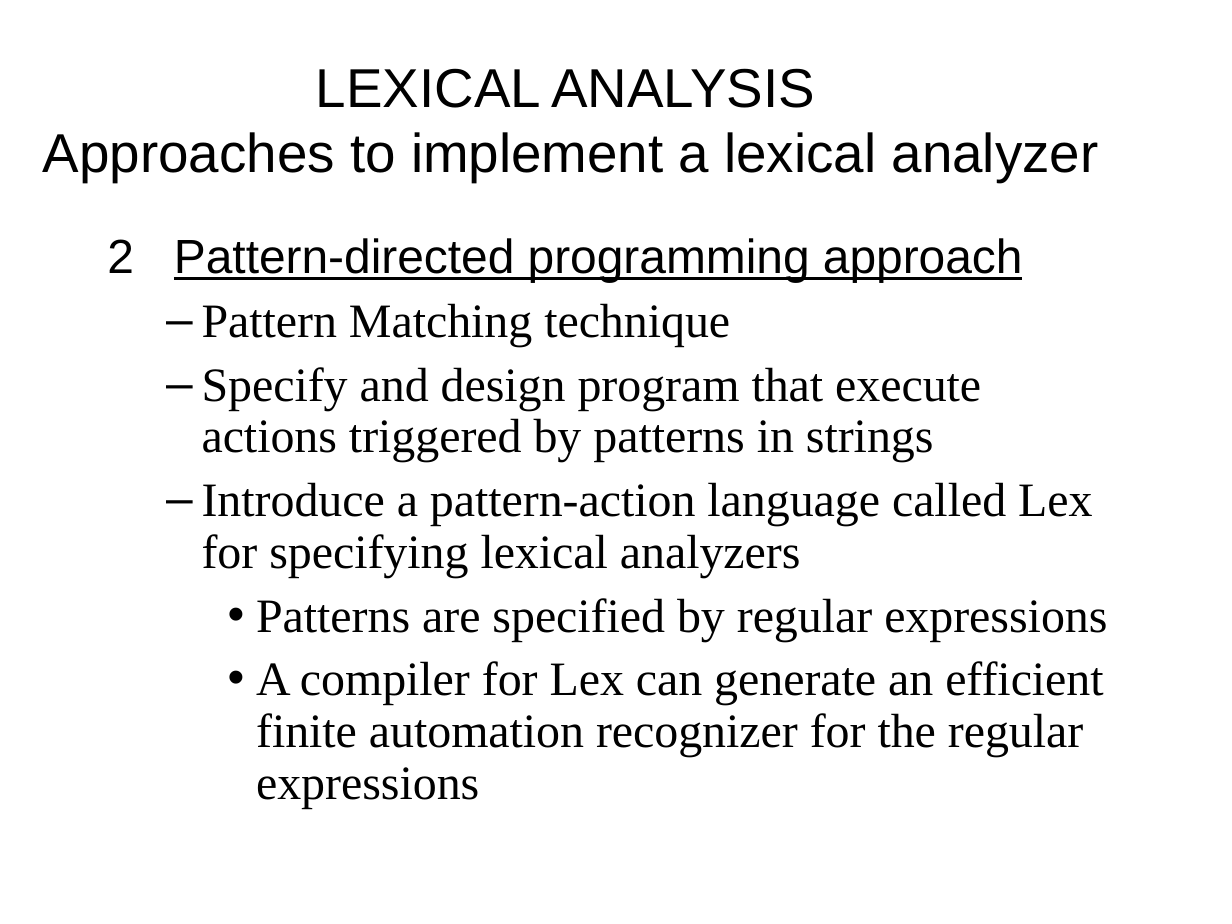
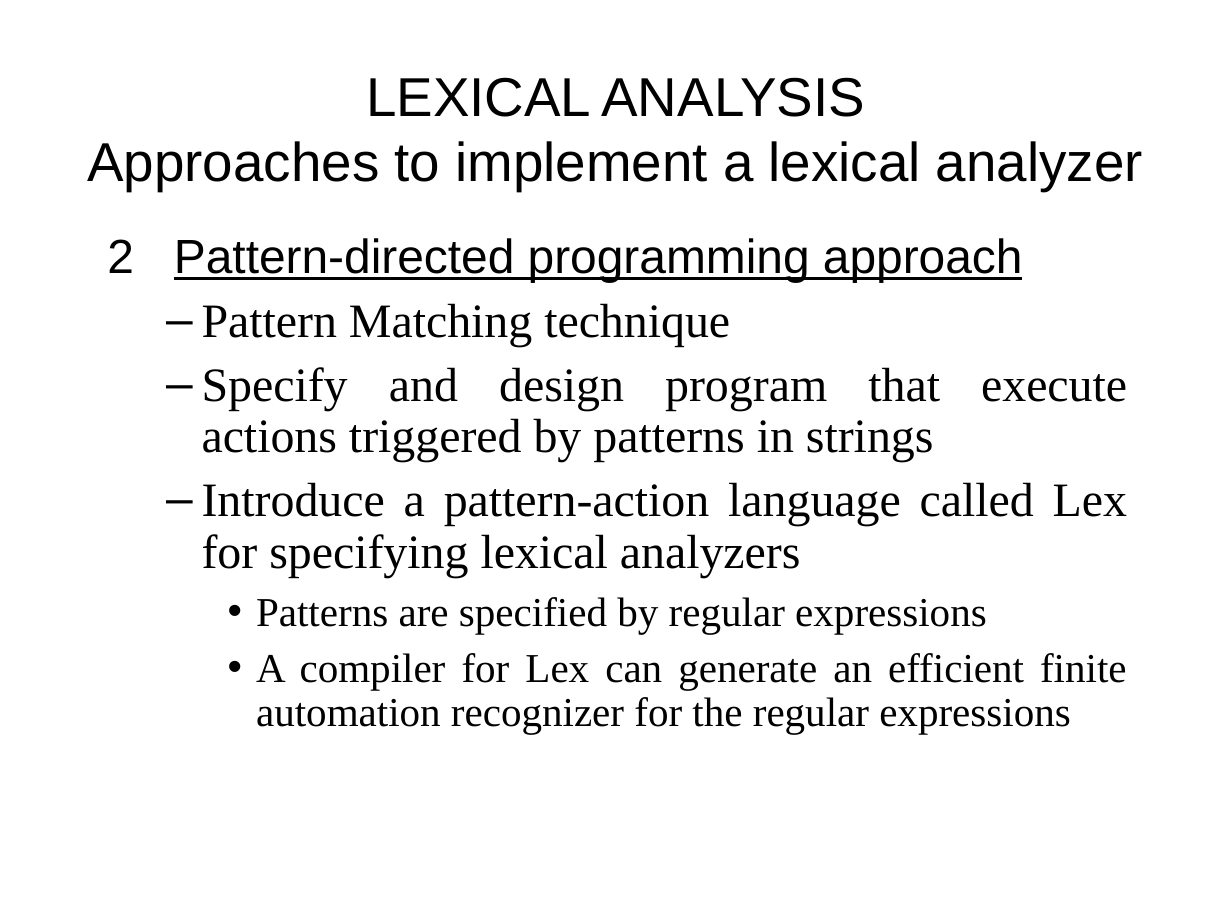
Before and after one commit to GeneralNitin/S6, a slide deck: slide 28 of 02. Compiler Design/PPTs/Module 1.ppt. Drawn at 1232x924 pixels with LibreOffice and Linux fonts; fonts in the diff are those of the drawing. Boxes give left, top, right and bottom in pixels: in the first picture for what was removed or moved away, otherwise in the second. Text is boxed around its words. In the diff, an @@ line names an element or a change of style, - is before the commit and + after.

```diff
--- a/02. Compiler Design/PPTs/Module 1.ppt
+++ b/02. Compiler Design/PPTs/Module 1.ppt
@@ text "LEXICAL ANALYSIS Approaches to implement ..." moved from (x1=43, y1=68, x2=1099, y2=182) to (x1=87, y1=77, x2=1143, y2=191) @@
@@ text "LEXICAL ANALYSIS Approaches to implement ..." at (x1=87, y1=77, x2=1143, y2=191): alignment left to centre @@
@@ text "2 Pattern-directed programming approach" at (x1=107, y1=238, x2=1127, y2=734): size 28 to 24 pt in "Patterns are specified by regular expressions", "A compiler for Lex can generate an ..."; alignment left to justified @@
```
Also in this commit, not shown: 70 other slides changed, 2 slides removed, 5 other files.
